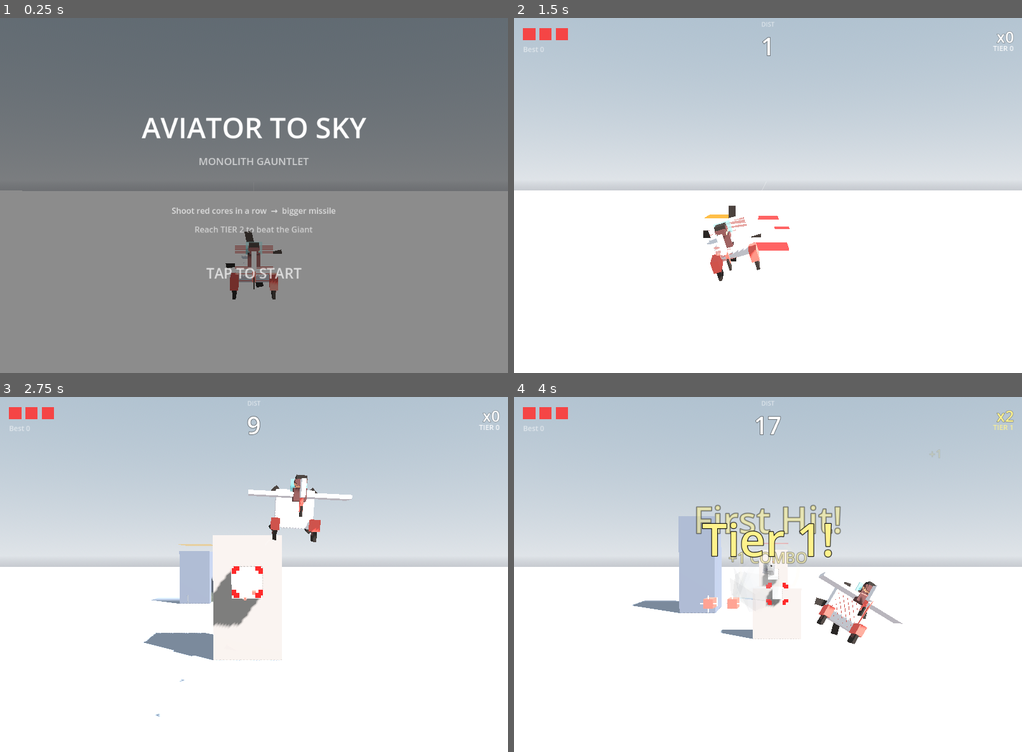
Above: before the commit, frames 1-4 (two rows, left to right).
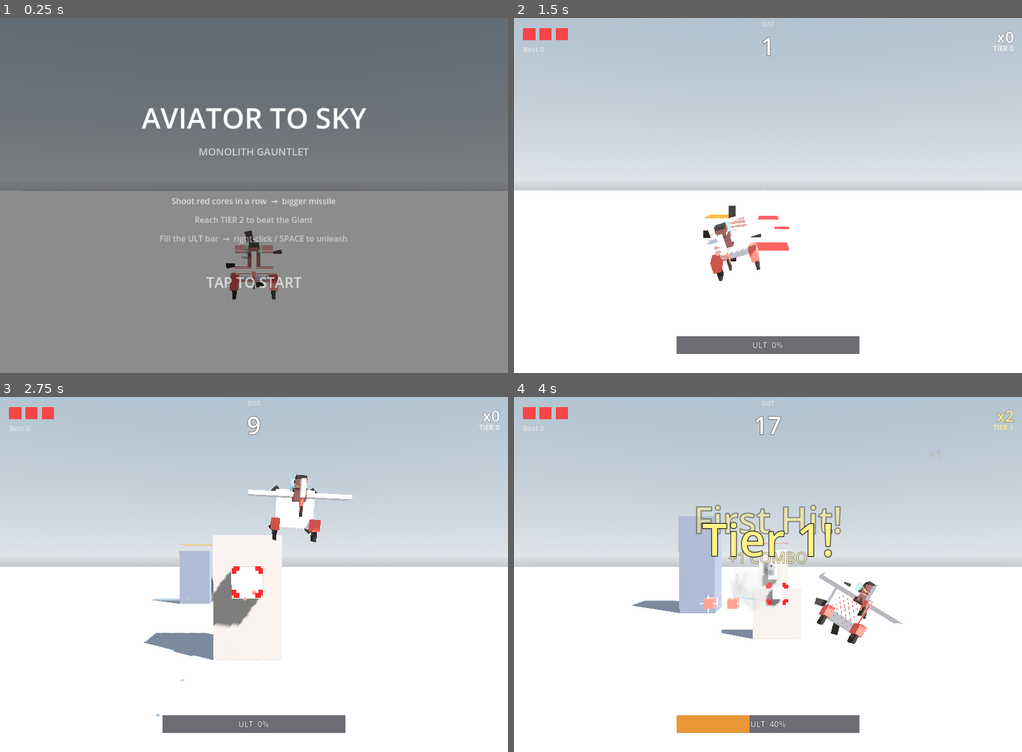
Above: after the commit, the same moments.

Repository: weathermanho/supercent
Game: Godot game, scene res://scenes/Main.tscn
Two runs of this game, one before a commit and one after it. Both use one fixed random seed, a clock stepped at 60 frames per second and the inputs below.
Inputs (mouse positions are in pixels of both pictures, inside the frame that each line leads up to):
- Up to frame 1 (0.25 s): no input
- Up to frame 2 (1.5 s): tap Enter at 0.5, 1.25 s; move the mouse to (879, 177) at 0.52 s; hold Right mouse button (fire_missle) 0.53-1.25 s; click (879, 177) at 0.67 s; tap Space at 0.77, 0.8, 1.07 s; drag from (666, 213) to (742, 266) at 1.27 s
- Up to frame 3 (2.75 s): move the mouse to (304, 496) at 2.02 s; hold Right mouse button (fire_missle) from 2.03 s (still down); click (304, 496) at 2.17 s; tap Space at 2.3 s
- Up to frame 4 (4 s): release Right mouse button (fire_missle) at 2.75 s; drag from (742, 645) to (615, 521) at 2.77 s; move the mouse to (920, 627) at 3.52 s; tap Space at 3.6, 3.77 s; click (920, 627) at 3.67 s

The runs differ from the first frame. In frame 1, 3.4% of the frame differs, in the area x 27-73%, y 25-77%; in frame 2, 1.8%; in frame 3, 1.8%; in frame 4, 1.8%.

Commit message:
feat: 궁극기 게이지 (부록 C P1) — 화면 청소 fan 12연발
GameConfig:
- ultimate_gauge / max 100 / charge values (kill 9, chip 4.5, tier-up 22,
  giant chip 14, giant kill 35).

Main HUD:
- 하단 중앙 슬림 ULT 바 (배경 + 채워지는 주황 fill + 라벨).
- 채워질수록 % 표시, 가득 차면 펄스 + "ULT READY! (right-click / SPACE)".

충전 트리거:
- _on_core_hit kill/chip: 코어 명중마다 충전.
- Tier 상승: 추가 큰 충전.
- _on_giant_chip / _on_giant_hit (chip + kill): 거인 진행 충전.
- 모두 _add_ultimate_charge 통해 — 첫 ready 도달 시 "ULT READY!" 모먼트
  로 컨트롤 무성 교수.

_fire_ultimate:
- ULTIMATE! 모먼트 + 큰 플래시 + 슬로모 + 화면 흔들림.
- T3 12연발 fan, ±44° 호. Each pierce 3, max scale, drop phase skip
  (즉시 부스트로 forward 600).
- 화면 위 hittable 코어 + 거인 풀에서 표적 분배 (shuffle).

입력:
- 우클릭/SPACE가 ULT 우선 트리거. ULT 안 ready면 fall-through로
  fire_missle action(우클릭) 작동.
- 좌클릭은 항상 일반 발사 (또는 title/retry 탭).

타이틀 가이드 한 줄 추가: "Fill the ULT bar → right-click / SPACE to
unleash".

런 안에 명확한 진행 목표(retention) + CPI에 들어갈 결정적 비주얼 비트.

Co-Authored-By: Claude Opus 4.7 <noreply@anthropic.com>

Diff:
--- a/godot_project/scripts/GameConfig.gd
+++ b/godot_project/scripts/GameConfig.gd
@@ -114,6 +114,18 @@
 ## The missile must be at least this tier to actually finish a giant; below it,
 ## hits only chip (so a sloppy approach arrives too weak to see the payoff).
 var giant_required_tier: int = 2
+
+# --- Ultimate gauge (부록 C P1: 궁극기 게이지) -------------------------------
+## Builds with every meaningful action; right-click / SPACE unleashes a
+## screen-clearing T3 missile fan when full. Gives the run an active goal
+## INSIDE every play session (retention) + a guaranteed spectacle beat (CPI).
+var ultimate_gauge: float = 0.0
+var ultimate_gauge_max: float = 100.0
+var ultimate_charge_per_kill: float = 9.0      # killing a breakable core
+var ultimate_charge_per_chip: float = 4.5      # chipping a multi-HP core
+var ultimate_charge_per_tier_up: float = 22.0  # crossing a tier threshold
+var ultimate_charge_per_giant_chip: float = 14.0
+var ultimate_charge_per_giant_kill: float = 35.0
 
 ## Loaded from user://best.save at boot. Updated on game over.
 var best_distance: int = 0
@@ -176,6 +188,7 @@
 	combo_timer = 0.0
 	hp = max_hp
 	crash_iframes = 0.0
+	ultimate_gauge = 0.0
 
 
 # --- Combo helpers -----------------------------------------------------------
--- a/godot_project/scripts/Main.gd
+++ b/godot_project/scripts/Main.gd
@@ -89,7 +89,11 @@
 var _hud_combo: Label
 var _hud_tier: Label
 var _hud_heart_rects: Array = []
+var _hud_ult_bg: ColorRect
+var _hud_ult_bar: ColorRect
+var _hud_ult_label: Label
 var _seen_first_hit: bool = false
+var _seen_ult_ready: bool = false
 
 
 func _ready() -> void:
@@ -905,19 +909,23 @@
 		_spawn_explosion(pos, SmokeBurstScript.Kind.BLOCK_SPARK, 1.5)
 		shaker.shake(GameConfig.shake_hit_intensity * 0.7, 0.09)
 		time_scaler.request_hitstop(GameConfig.hitstop_duration * 0.7)
+		_add_ultimate_charge(GameConfig.ultimate_charge_per_chip)
 		# Tier may still rise on a chip hit — still celebrate it.
 		if GameConfig.combo_tier > prev_tier:
 			_show_moment("Tier %d!" % GameConfig.combo_tier, _tier_color(GameConfig.combo_tier), 88)
 			flash_overlay.flash(0.22, 0.10, false)
+			_add_ultimate_charge(GameConfig.ultimate_charge_per_tier_up)
 		return false
 
 	# Kill — full juice.
 	_spawn_explosion(pos, SmokeBurstScript.Kind.PILLAR_BREAK, float(m.tier + 1))
+	_add_ultimate_charge(GameConfig.ultimate_charge_per_kill)
 	if GameConfig.combo_tier > prev_tier:
 		_show_moment("Tier %d!" % GameConfig.combo_tier, _tier_color(GameConfig.combo_tier), 88)
 		shaker.shake(GameConfig.shake_hit_intensity * 1.6, 0.2)
 		time_scaler.request_hitstop(GameConfig.hitstop_duration * 1.4)
 		flash_overlay.flash(0.28, 0.12, false)
+		_add_ultimate_charge(GameConfig.ultimate_charge_per_tier_up)
 	else:
 		shaker.shake(GameConfig.shake_hit_intensity, GameConfig.shake_hit_duration)
 		time_scaler.request_hitstop(GameConfig.hitstop_duration)
@@ -942,6 +950,7 @@
 	_spawn_explosion(g.position, SmokeBurstScript.Kind.GIANT_CHIP, 1.0)
 	shaker.shake(GameConfig.shake_hit_intensity * 0.8, 0.1)
 	flash_overlay.flash(0.12, 0.06)
+	_add_ultimate_charge(GameConfig.ultimate_charge_per_giant_chip * 0.5)
 
 
 func _on_giant_hit(g: Node3D, killed: bool) -> void:
@@ -950,11 +959,13 @@
 		shaker.shake(GameConfig.shake_hit_intensity * 1.8, GameConfig.shake_hit_duration * 1.3)
 		time_scaler.request_hitstop(GameConfig.hitstop_duration * 1.5)
 		flash_overlay.flash(0.22, 0.10)
+		_add_ultimate_charge(GameConfig.ultimate_charge_per_giant_chip)
 		return
 
 	# Giant defeated: bump the run-stats counter for the recap screen.
 	_giants_killed_run += 1
 	_show_moment("Giant Down!", Color(1.0, 0.45, 0.25), 92)
+	_add_ultimate_charge(GameConfig.ultimate_charge_per_giant_kill)
 	# Finish: full showpiece combo — a cluster of big plumes across the giant so
 	# it reads as a screen-erasing detonation.
 	time_scaler.request_slowmo(GameConfig.slowmo_giant_scale, GameConfig.slowmo_giant_duration)
@@ -1148,6 +1159,23 @@
 				  _tier_color(GameConfig.combo_tier).g,
 				  _tier_color(GameConfig.combo_tier).b, 0.85))
 
+	# Ultimate gauge fill + ready state.
+	if _hud_ult_bar != null and _hud_ult_bg != null:
+		var fill: float = clampf(GameConfig.ultimate_gauge / GameConfig.ultimate_gauge_max, 0.0, 1.0)
+		_hud_ult_bar.size = Vector2(_hud_ult_bg.size.x * fill, 34.0)
+		var ready: bool = fill >= 1.0
+		if ready:
+			var pulse: float = 0.6 + 0.4 * absf(sin(Time.get_ticks_msec() * 0.005))
+			_hud_ult_bar.color = Color(1.0, 0.88, 0.28, pulse)
+			if _hud_ult_label != null:
+				_hud_ult_label.text = "ULT READY!  (right-click / SPACE)"
+				_hud_ult_label.add_theme_color_override("font_color", Color(1, 1, 1, pulse))
+		else:
+			_hud_ult_bar.color = Color(1.0, 0.62, 0.18, 0.85)
+			if _hud_ult_label != null:
+				_hud_ult_label.text = "ULT  %d%%" % int(fill * 100)
+				_hud_ult_label.add_theme_color_override("font_color", Color(1, 1, 1, 0.85))
+
 
 func _on_game_over() -> void:
 	var traveled: int = int(GameConfig.distance)
@@ -1197,6 +1225,8 @@
 	vbox.add_child(guide)
 	var guide2 := _make_centered_label("Reach TIER 2 to beat the Giant", 16, Color(1, 1, 1, 0.6))
 	vbox.add_child(guide2)
+	var guide3 := _make_centered_label("Fill the ULT bar  →  right-click / SPACE to unleash", 16, Color(1, 1, 1, 0.55))
+	vbox.add_child(guide3)
 
 	var spacer2 := Control.new()
 	spacer2.custom_minimum_size = Vector2(0, 28)
@@ -1271,6 +1301,7 @@
 	_gameover_layer.visible = false
 	_set_play_hud_visible(true)
 	_seen_first_hit = false
+	_seen_ult_ready = false
 
 
 func _show_gameover_screen(is_new_best: bool) -> void:
@@ -1291,6 +1322,9 @@
 	if _hud_best != null: _hud_best.visible = v
 	if _hud_combo != null: _hud_combo.visible = v
 	if _hud_tier != null: _hud_tier.visible = v
+	if _hud_ult_bg != null: _hud_ult_bg.visible = v
+	if _hud_ult_bar != null: _hud_ult_bar.visible = v
+	if _hud_ult_label != null: _hud_ult_label.visible = v
 	for r in _hud_heart_rects:
 		r.visible = v
 
@@ -1337,6 +1371,37 @@
 	_hud_best = _anchored_label("Best 0", 14, Color(1, 1, 1, 0.55),
 		0.0, 0.0, 18.0, 52.0, 200.0, 72.0, HORIZONTAL_ALIGNMENT_LEFT)
 	hud.add_child(_hud_best)
+
+	# Bottom-centre: ULTIMATE gauge — a slim warm bar that fills with action,
+	# pulses when ready, and tells the player "right-click / SPACE to unleash".
+	_hud_ult_bg = ColorRect.new()
+	_hud_ult_bg.color = Color(0.12, 0.12, 0.16, 0.65)
+	_hud_ult_bg.anchor_left = 0.5; _hud_ult_bg.anchor_right = 0.5
+	_hud_ult_bg.anchor_top = 1.0; _hud_ult_bg.anchor_bottom = 1.0
+	_hud_ult_bg.offset_left = -180.0; _hud_ult_bg.offset_right = 180.0
+	_hud_ult_bg.offset_top = -72.0; _hud_ult_bg.offset_bottom = -38.0
+	_hud_ult_bg.mouse_filter = Control.MOUSE_FILTER_IGNORE
+	hud.add_child(_hud_ult_bg)
+
+	_hud_ult_bar = ColorRect.new()
+	_hud_ult_bar.color = Color(1.0, 0.66, 0.18, 0.92)
+	_hud_ult_bar.position = Vector2(0, 0)
+	_hud_ult_bar.size = Vector2(0, 34)
+	_hud_ult_bar.mouse_filter = Control.MOUSE_FILTER_IGNORE
+	_hud_ult_bg.add_child(_hud_ult_bar)
+
+	_hud_ult_label = Label.new()
+	_hud_ult_label.text = "ULT  0%"
+	_hud_ult_label.add_theme_font_size_override("font_size", 16)
+	_hud_ult_label.add_theme_color_override("font_color", Color(1, 1, 1, 0.95))
+	_hud_ult_label.add_theme_color_override("font_outline_color", Color(0, 0, 0, 0.8))
+	_hud_ult_label.add_theme_constant_override("outline_size", 2)
+	_hud_ult_label.horizontal_alignment = HORIZONTAL_ALIGNMENT_CENTER
+	_hud_ult_label.vertical_alignment = VERTICAL_ALIGNMENT_CENTER
+	_hud_ult_label.anchor_right = 1.0
+	_hud_ult_label.anchor_bottom = 1.0
+	_hud_ult_label.mouse_filter = Control.MOUSE_FILTER_IGNORE
+	_hud_ult_bg.add_child(_hud_ult_label)
 
 
 ## Build a Label with explicit anchor + offset rectangle. The anchor pins it
@@ -1475,6 +1540,70 @@
 	tw.parallel().tween_property(r, "color", Color(0.3, 0.3, 0.3, 0.5), 0.18)
 
 
+## Fills the ultimate gauge by `amount`, capping at the max. The first time the
+## gauge reaches FULL in a run, a one-shot "ULT READY!" moment teaches the
+## control (right-click / SPACE).
+func _add_ultimate_charge(amount: float) -> void:
+	var was_ready: bool = GameConfig.ultimate_gauge >= GameConfig.ultimate_gauge_max
+	GameConfig.ultimate_gauge = minf(GameConfig.ultimate_gauge_max,
+		GameConfig.ultimate_gauge + amount)
+	if not was_ready and GameConfig.ultimate_gauge >= GameConfig.ultimate_gauge_max:
+		if not _seen_ult_ready:
+			_seen_ult_ready = true
+			_show_moment("ULT READY!", Color(1.0, 0.88, 0.28), 64, "right-click / SPACE")
+
+
+## Spend the full ultimate gauge to fire a screen-clearing fan of T3 missiles.
+## Each missile is at maximum tier / pierce, skips the drop phase (fires
+## immediately forward), and is assigned a unique target from the visible
+## hittable pool so the salvo SPREADS across the field instead of bunching.
+func _fire_ultimate() -> void:
+	if GameConfig.ultimate_gauge < GameConfig.ultimate_gauge_max:
+		return
+	GameConfig.ultimate_gauge = 0.0
+
+	_show_moment("ULTIMATE!", Color(1.0, 0.85, 0.3), 110)
+	flash_overlay.flash(0.6, 0.45, false)
+	shaker.shake(GameConfig.shake_giant_intensity * 1.4, 0.55)
+	time_scaler.request_slowmo(0.4, 0.55)
+
+	# Build a target pool: hittable pillar cores + vulnerable giant.
+	var targets: Array = []
+	for pl in _pillars:
+		if not is_instance_valid(pl):
+			continue
+		if not pl.is_core_hittable():
+			continue
+		targets.append(pl.core_node())
+	for gt in _targets:
+		if gt.is_giant and gt.position.x <= GIANT_VULNERABLE_X \
+		and gt.position.x > airplane.position.x:
+			targets.append(gt)
+	targets.shuffle()
+
+	# Fire a fan of 12 high-power missiles in a forward arc.
+	var count: int = 12
+	for i in count:
+		var m: Node3D = MissleScene.instantiate()
+		add_child(m)
+		_missles.append(m)
+		var lane_off: float = float((i % 3) - 1) * 6.0
+		m.position = airplane.position + Vector3(10.0, -4.0 + lane_off, 0.0)
+		m.missile_scale = GameConfig.missile_tier_scales[3]
+		m.tier = 3
+		m.pierce = 3
+		# Skip the drop phase — ULT missiles boost out immediately.
+		m._boost_started = true
+		m.time_alive = GameConfig.missile_drop_duration + 0.001
+		var angle_deg: float = (float(i) - float(count - 1) * 0.5) * 8.0   # ±44°
+		var rad: float = deg_to_rad(angle_deg)
+		m.velocity = Vector3(cos(rad), 0.0, sin(rad)) * 600.0
+		if targets.size() > 0:
+			m.target = targets[i % targets.size()]
+		else:
+			m.target = null
+
+
 ## Color tied to combo tier — white -> warm yellow -> orange -> hot red.
 func _tier_color(tier: int) -> Color:
 	match tier:
@@ -1487,10 +1616,6 @@
 # ----- Input -----------------------------------------------------------------
 
 func _unhandled_input(event: InputEvent) -> void:
-	var left_click: bool = (event is InputEventMouseButton and event.pressed
-		and event.button_index == MOUSE_BUTTON_LEFT)
-	var primary: bool = left_click or event.is_action_pressed("fire_missle")
-
 	if event.is_action_pressed("reset_game"):
 		get_tree().reload_current_scene()
 		return
@@ -1498,6 +1623,21 @@
 		get_tree().quit()
 		return
 
+	var left_click: bool = (event is InputEventMouseButton and event.pressed
+		and event.button_index == MOUSE_BUTTON_LEFT)
+	var right_click: bool = (event is InputEventMouseButton and event.pressed
+		and event.button_index == MOUSE_BUTTON_RIGHT)
+	var space_press: bool = (event is InputEventKey and event.pressed
+		and not event.echo and event.keycode == KEY_SPACE)
+
+	# ULTIMATE — right-click or SPACE when the gauge is full. Checked FIRST so
+	# the ult fires instead of the regular missile salvo if both apply.
+	if (right_click or space_press) and GameConfig.status == GameConfig.STATUS_PLAYING:
+		if GameConfig.ultimate_gauge >= GameConfig.ultimate_gauge_max:
+			_fire_ultimate()
+			return
+
+	var primary: bool = left_click or event.is_action_pressed("fire_missle")
 	if not primary:
 		return
 
